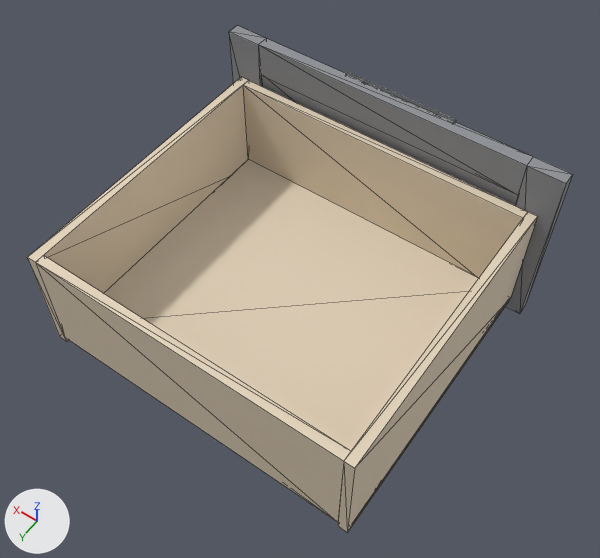
An edit to the glTF model 2026-161-C209-Te-kjokken/sim/skuff_K2_1.glb, drawn before and after from the same camera.
Camera for both pictures: a 50 mm camera at (518.0, 899.0, 1199.0) aimed at (974.0, 261.0, 196.0). The lights are fixed; the arrows at lower left show +X, +Y and +Z. The first picture is the older version. Mesh edges are drawn as thin lines.
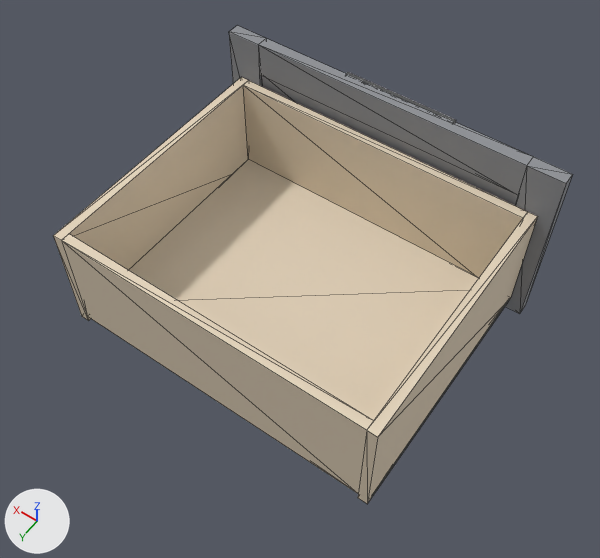
Changed parts and their boxes (x1, y1, x2, y2) in the pictures (600 x 558 px; the box of a moved part takes in the faces that stretch with it):
'Mesh_0', reshaped
    before: (27, 26, 573, 532)
    after: (53, 26, 573, 504)
part 1 of me_mesh_0, moved or reshaped
    before: (27, 77, 521, 532)
    after: (53, 77, 521, 504)

Patch to the scene script:
```diff
--- a/2026-161-C209-Te-kjokken/sim/skuff_K2_1.glb.py
+++ b/2026-161-C209-Te-kjokken/sim/skuff_K2_1.glb.py
@@ me_mesh_0 @@
 # used by ob_mesh_0; location = (0.0, 0.0, 0.0)
-me_mesh_0.from_pydata(...)  # 176 vertices, 324 faces; spans x 692.0..1288.0, y -35.0..514.0, z 62.0..372.0
+me_mesh_0.from_pydata(...)  # 176 vertices, 324 faces; spans x 692.0..1288.0, y -35.0..464.0, z 62.0..372.0
+# me_mesh_0 part 1: all 24 vertices in x 714.0..1266.0, y 498.0..514.0, z 90.0..292.0 are moved by (0.0, -50.0, 0.0)
 me_mesh_0.materials.append(mat_eik_heltre_ncs)
```
